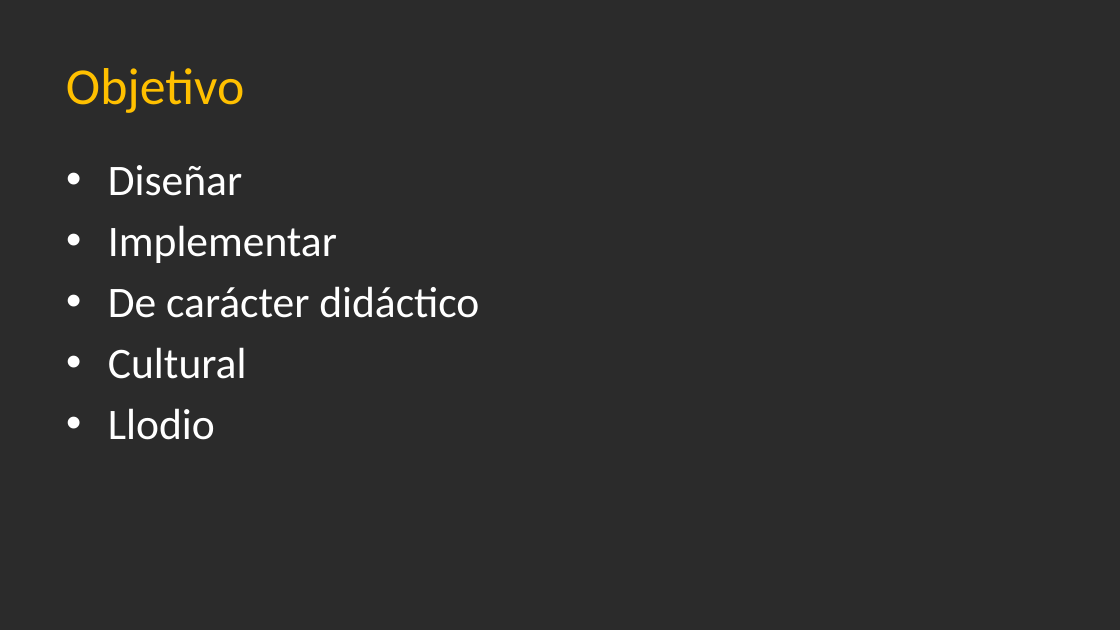
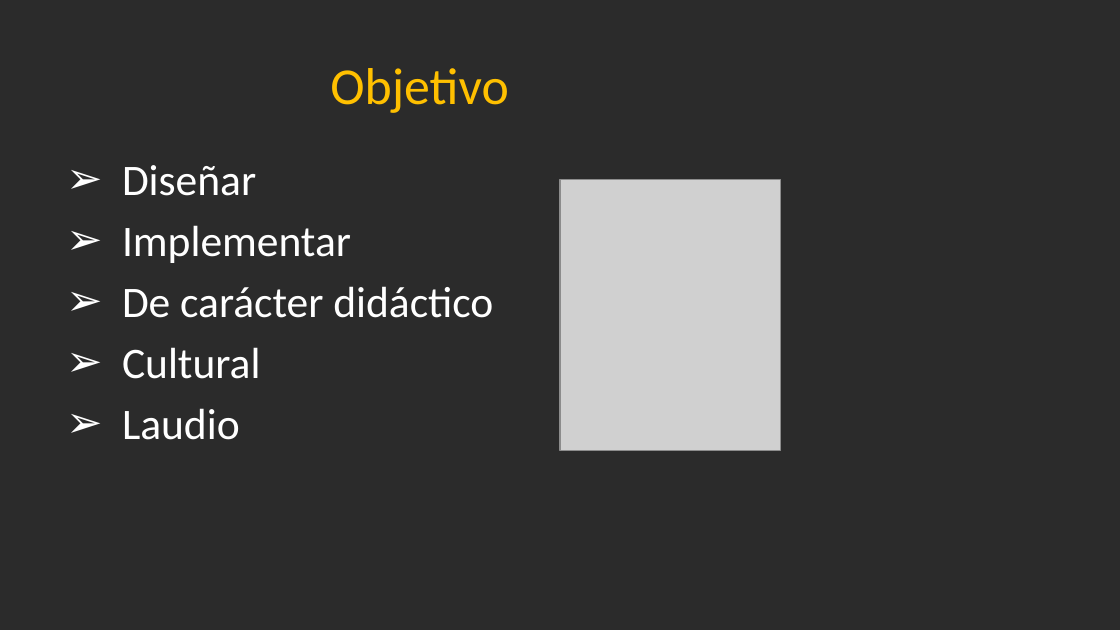
Before and after one commit to Jandycon/PROYECTOAPP, a slide deck: slide 3 of DidaktikApp.pptx. Drawn at 1120x630 pixels with LibreOffice and Linux fonts; fonts in the diff are those of the drawing; grey boxes stand for pictures; background and template pictures are left out; a plain dark background stands for a picture behind light text. Boxes give left, top, right and bottom in pixels: in the first picture for what was removed or moved away, otherwise in the second. Text is boxed around its words. In the diff, an @@ line names an element or a change of style, - is before the commit and + after.

```diff
--- a/DidaktikApp.pptx
+++ b/DidaktikApp.pptx
@@ text "Objetivo" at box(330, 68, 509, 113): alignment left to centre @@
@@ text at box(122, 165, 493, 379): bullet • to ➢ @@
@@ picture added at box(560, 179, 781, 451) @@
@@ text at box(122, 408, 240, 440): text changed @@
-• Llodio
+➢ Laudio
```
Also in this commit, not shown: 3 other slides changed, 8 slides added, 1 slide removed.
